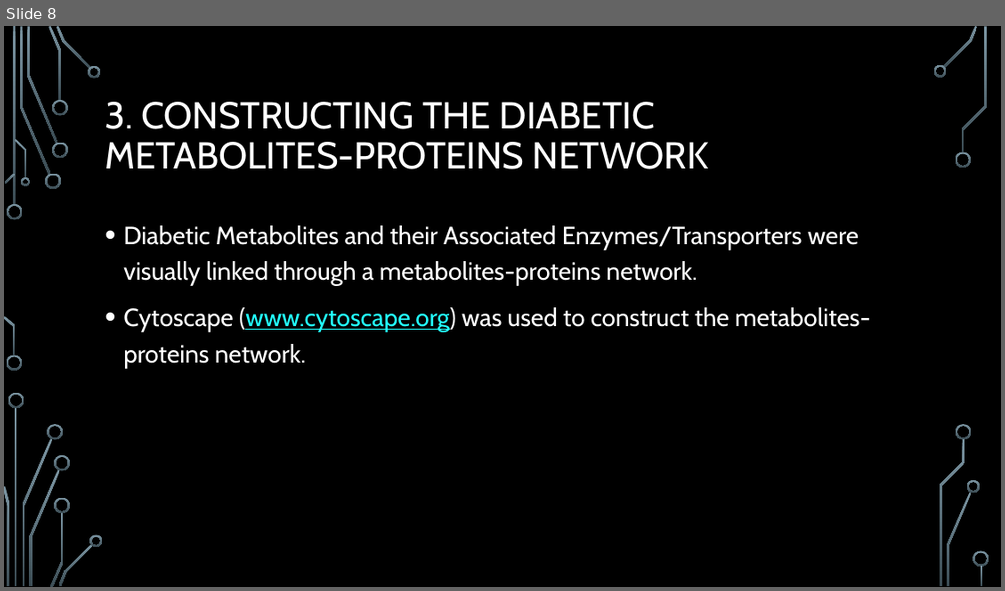
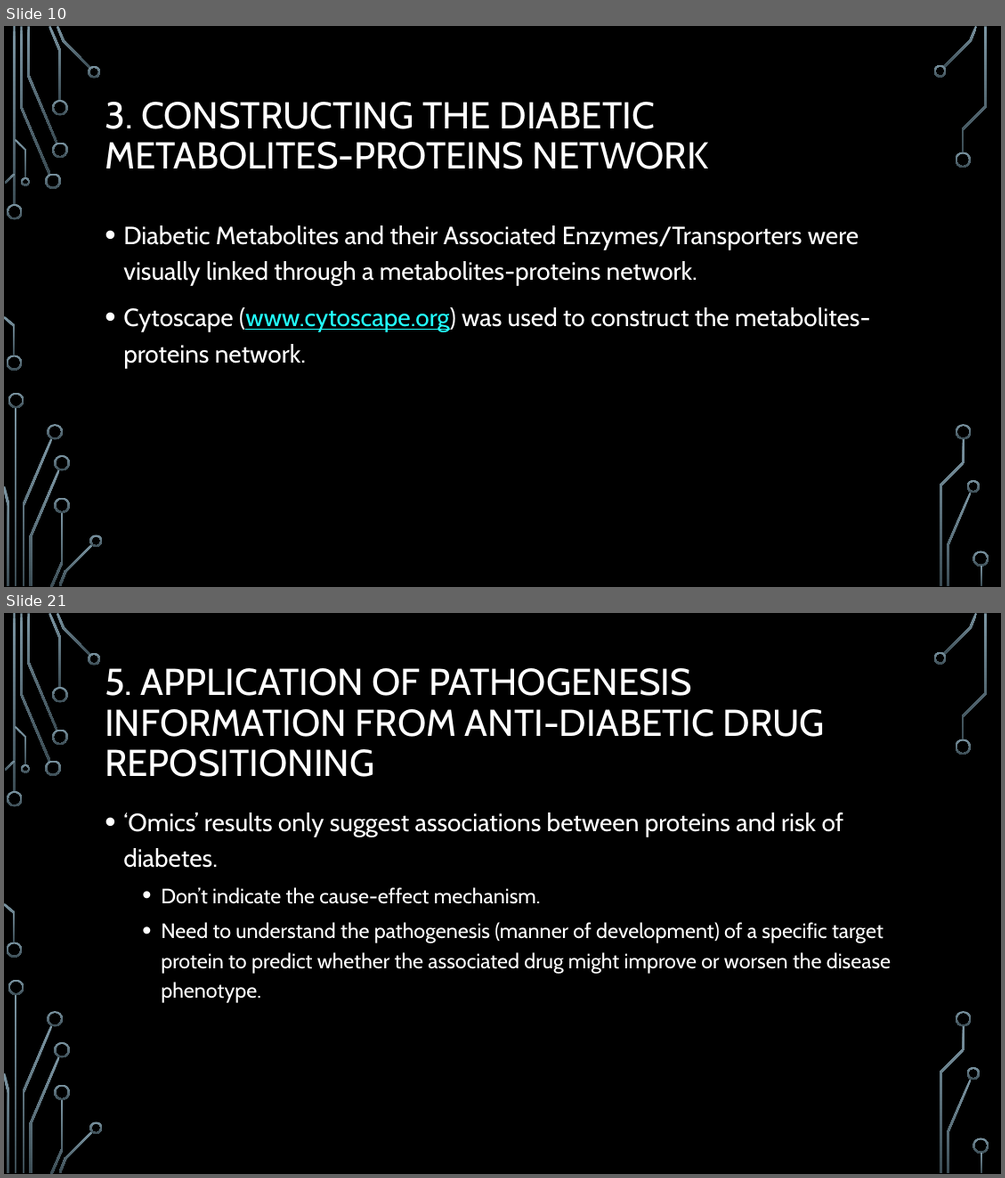
Before and after one commit to dtlehrer/repurp, a slide deck: KeyResources/Zhang_OmicsDataMining/Diabetes_2015/MethodsOverview_ZhangDiabetes.pptx. Shown one above the other, each under a label of ours: slide 8 before the commit, slides 10 and 21 after it; the slides between them are not shown. The pictures are 1005x591 and 1005x1178 pixels, drawn with LibreOffice and Linux fonts; fonts in the diff are those of the drawing; background and template pictures are left out. Boxes give left, top, right and bottom in pixels: in the first picture for what was removed or moved away, otherwise in the second. Text is boxed around its words. In the diff, an @@ line names an element or a change of style, - is before the commit and + after.

```diff
--- a/KeyResources/Zhang_OmicsDataMining/Diabetes_2015/MethodsOverview_ZhangDiabetes.pptx
+++ b/KeyResources/Zhang_OmicsDataMining/Diabetes_2015/MethodsOverview_ZhangDiabetes.pptx
@@ slide 21 added at (x1=4, y1=613, x2=1001, y2=1174), background picture (left out); not listed: 36 template elements that a slide beside it also shows @@
@@ title added at (x1=105, y1=668, x2=825, y2=777), 36 pt, text #FFFFFF @@
+5. APPLICATION OF PATHOGENESIS INFORMATION FROM ANTI-DIABETIC DRUG REPOSITIONING
@@ text added at (x1=123, y1=812, x2=890, y2=1003), 20 pt, text #FFFFFF @@
+• ‘Omics’ results only suggest associations between proteins and risk of diabetes.
+  • Don’t indicate the cause-effect mechanism.
+  • Need to understand the pathogenesis (manner of development) of a specific target protein to predict whether the associated drug might improve or worsen the disease phenotype.
@@ what was slide 8 is now slide 10 @@
```
Also in this commit, not shown: 4 slides changed, 19 other slides added.
